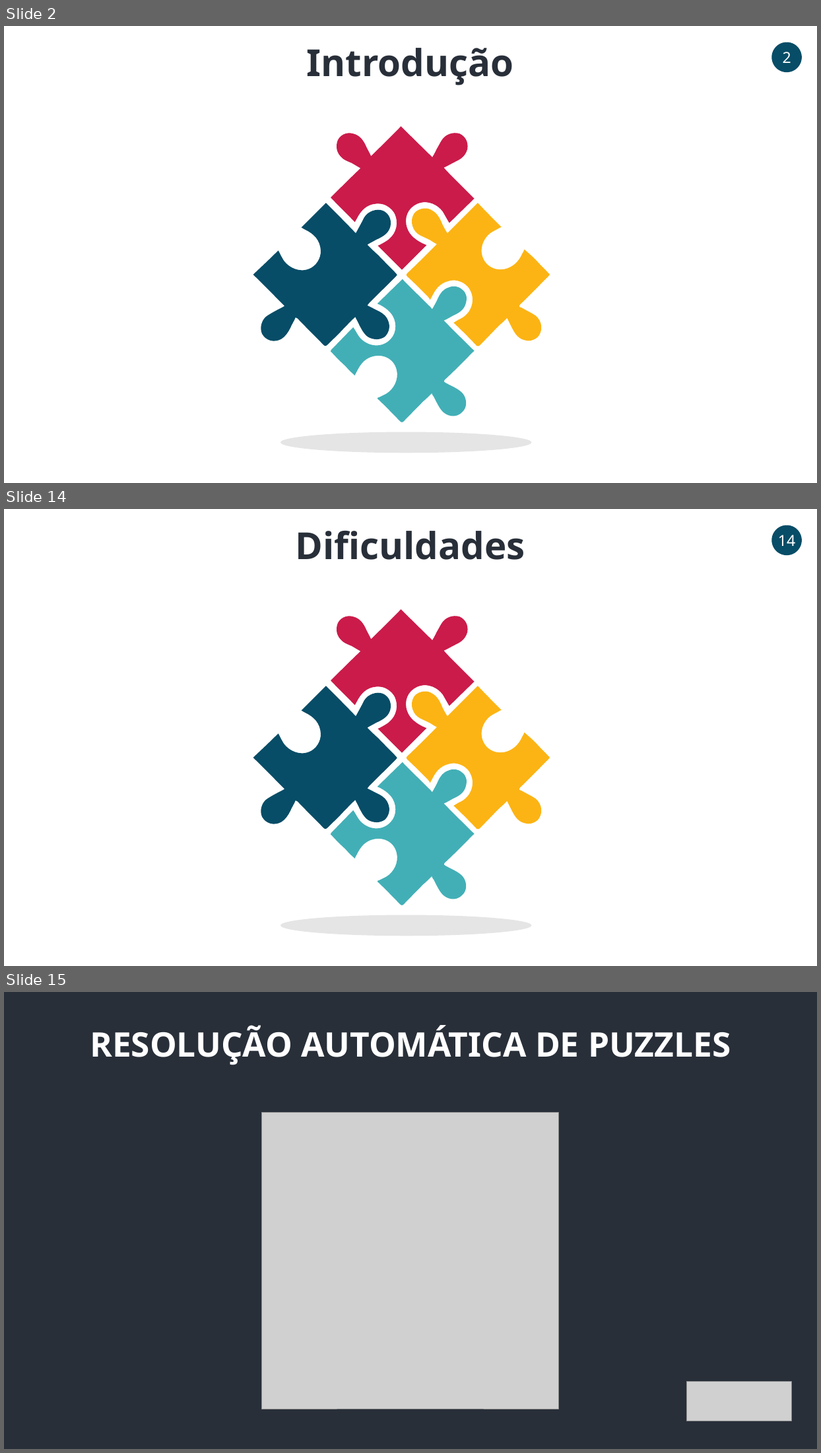
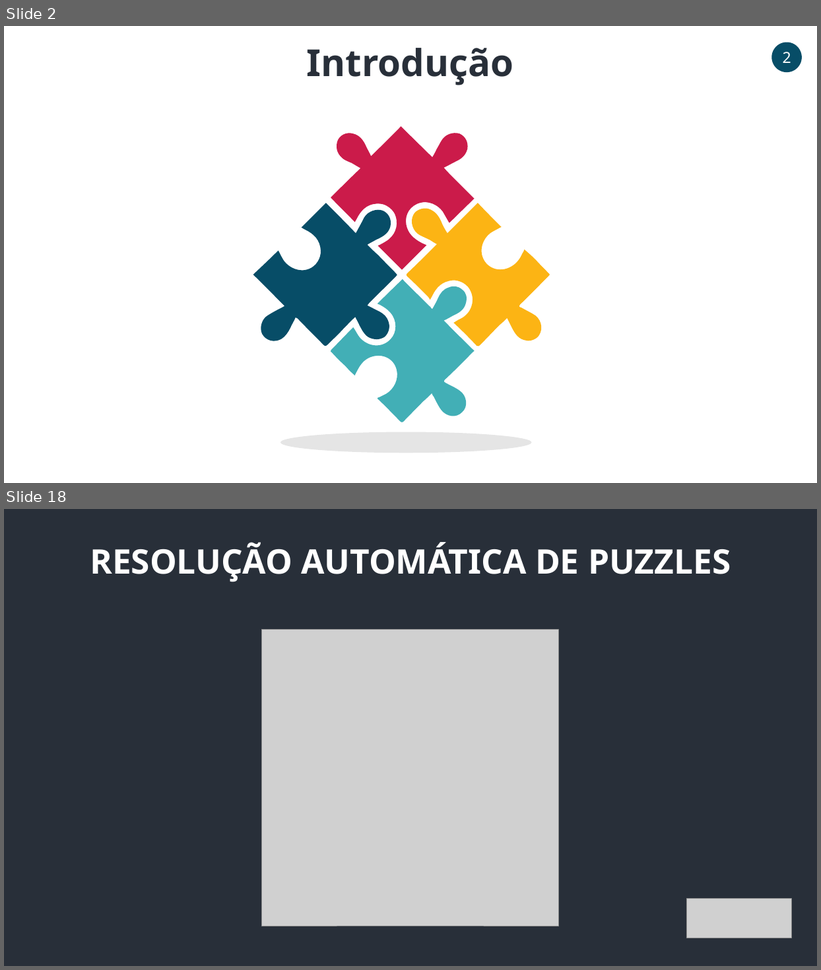
Before and after one commit to PedroCarvalho98/VC2021_22, a slide deck: Project/ApresentacaoFinal.pptx. Shown one above the other, each under a label of ours: slides 2, 14 and 15 before the commit, slides 2 and 18 after it; the slides between them are not shown. The pictures are 821x1453 and 821x970 pixels, drawn with LibreOffice and Linux fonts; fonts in the diff are those of the drawing; grey boxes stand for pictures. Boxes give left, top, right and bottom in pixels: in the first picture for what was removed or moved away, otherwise in the second. Text is boxed around its words. In the diff, an @@ line names an element or a change of style, - is before the commit and + after.

```diff
--- a/Project/ApresentacaoFinal.pptx
+++ b/Project/ApresentacaoFinal.pptx
@@ slide 14 removed at bbox=[4, 509, 817, 966], background #FFFFFF @@
@@ ellipse removed at bbox=[772, 525, 802, 555] @@
-14
@@ text removed at bbox=[296, 531, 525, 560] @@
-Dificuldades
@@ freeform shape removed at bbox=[331, 609, 475, 753] @@
@@ freeform shape removed at bbox=[253, 686, 398, 829] @@
@@ freeform shape removed at bbox=[406, 686, 550, 830] @@
@@ freeform shape removed at bbox=[330, 762, 475, 906] @@
@@ ellipse removed at bbox=[281, 916, 531, 936] @@
@@ what was slide 15 is now slide 18 @@
```
Also in this commit, not shown: 10 slides changed, 5 slides added, 1 other slide removed.
